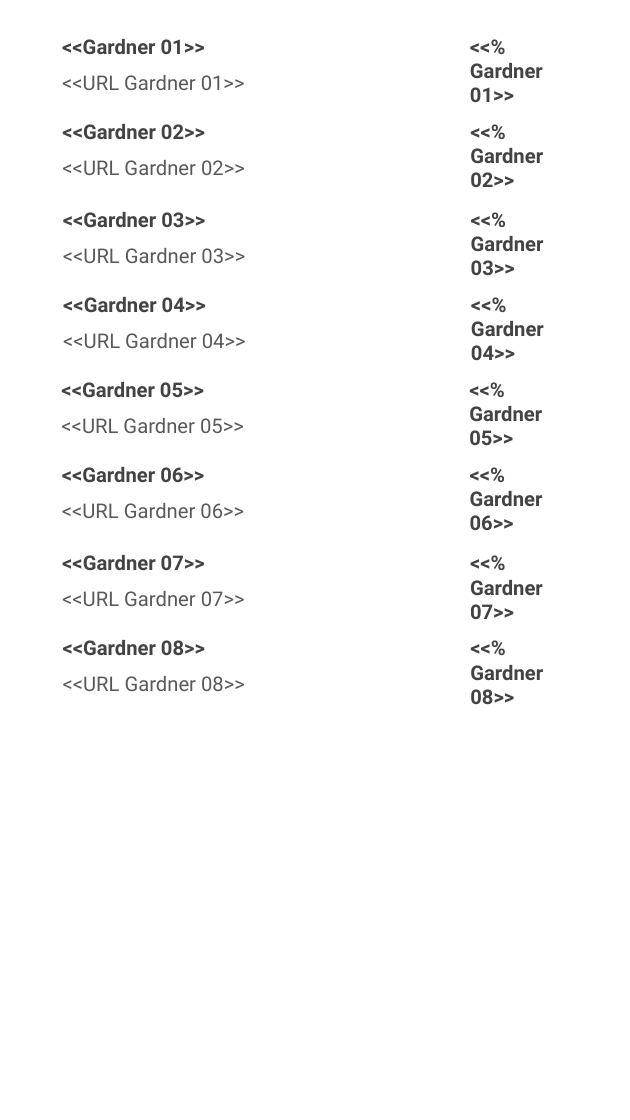
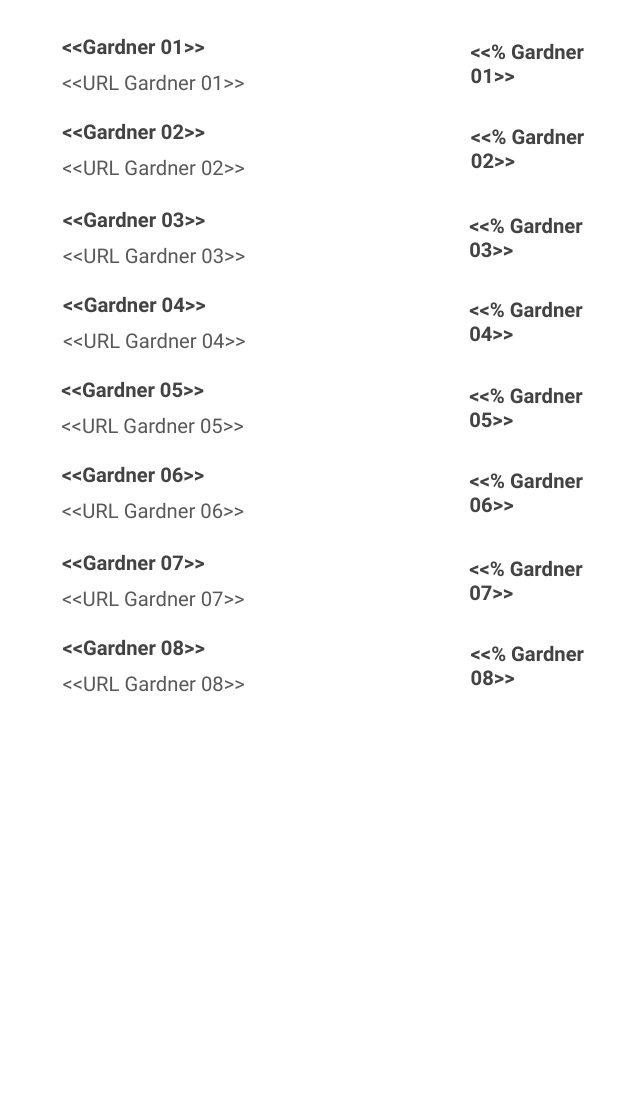
Before and after one commit to gero-educacion/reportgen, a slide deck: slide 12 of assets/Template_Autoconocimiento 2.0 (PADRES).pptx. Drawn at 630x1120 pixels with LibreOffice and Linux fonts; fonts in the diff are those of the drawing; background and template pictures are left out. Boxes give left, top, right and bottom in pixels: in the first picture for what was removed or moved away, otherwise in the second. Text is boxed around its words. In the diff, an @@ line names an element or a change of style, - is before the commit and + after.

```diff
--- a/assets/Template_Autoconocimiento 2.0 (PADRES).pptx
+++ b/assets/Template_Autoconocimiento 2.0 (PADRES).pptx
@@ text "<<% Gardner 01>>" rewrapped from [470,63,543,102] to [471,44,584,83] @@
@@ text "<<% Gardner 02>>" rewrapped from [470,148,543,187] to [471,129,585,168] @@
@@ text "<<% Gardner 03>>" rewrapped from [471,236,544,275] to [469,218,583,257] @@
@@ text "<<% Gardner 04>>" rewrapped from [471,321,544,360] to [469,302,583,341] @@
@@ text "<<% Gardner 05>>" rewrapped from [469,406,542,445] to [469,388,583,427] @@
@@ text "<<% Gardner 06>>" rewrapped from [470,491,543,530] to [470,473,583,512] @@
@@ text "<<% Gardner 07>>" rewrapped from [470,580,543,619] to [469,561,583,600] @@
@@ text "<<% Gardner 08>>" rewrapped from [470,665,543,704] to [471,646,584,685] @@
```
Also in this commit, not shown: 6 other slides changed, 23 other files.
